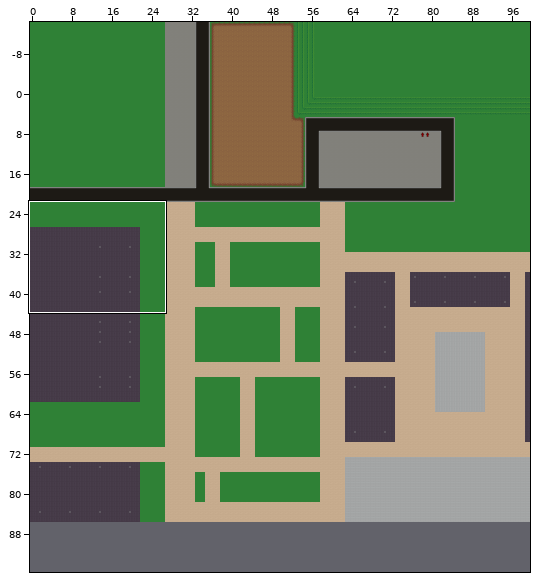
Two versions of a level (Tiled map, core/assets/maps/Ron Cooke.tmx). The picture above shows the old version from afar; the outline marks the close-up.
Close-up. Before the edit:
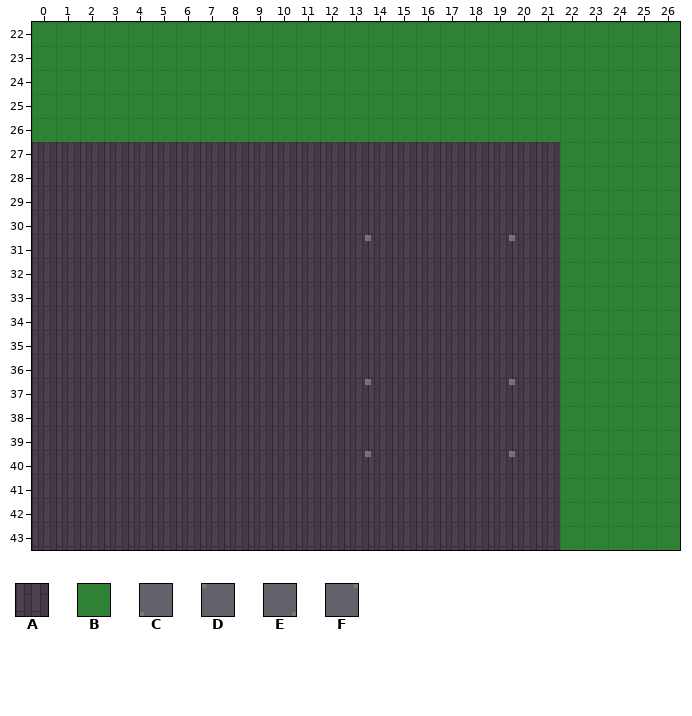
Cells are 32x32 px. Shown: x 0..26, y 22..43. The commit also changed other parts of the map, which this record leaves out. The old version is drawn lined up with the new one.
Key: from "finaltileset": A 33 turned 270, B 139, C 237, D 260, E 283, F 306.
_ is an empty cell.
Layer "Background" before, first column x 0:
22 BBBBBBBBBBBBBBBBBBBBBBBBBBB
23 BBBBBBBBBBBBBBBBBBBBBBBBBBB
24 BBBBBBBBBBBBBBBBBBBBBBBBBBB
25 BBBBBBBBBBBBBBBBBBBBBBBBBBB
26 BBBBBBBBBBBBBBBBBBBBBBBBBBB
27 AAAAAAAAAAAAAAAAAAAAAABBBBB
28 AAAAAAAAAAAAAAAAAAAAAABBBBB
29 AAAAAAAAAAAAAAAAAAAAAABBBBB
30 AAAAAAAAAAAAAAAAAAAAAABBBBB
31 AAAAAAAAAAAAAAAAAAAAAABBBBB
32 AAAAAAAAAAAAAAAAAAAAAABBBBB
33 AAAAAAAAAAAAAAAAAAAAAABBBBB
34 AAAAAAAAAAAAAAAAAAAAAABBBBB
Layer "Foreground" before, first column x 0:
22 ___________________________
23 ___________________________
24 ___________________________
25 ___________________________
26 ___________________________
27 ___________________________
28 ___________________________
29 ___________________________
30 _____________EC____EC______
31 _____________FD____FD______
32 ___________________________
33 ___________________________
34 ___________________________
35 ___________________________
36 _____________EC____EC______
37 _____________FD____FD______
38 ___________________________
39 _____________EC____EC______
40 _____________FD____FD______
41 ___________________________
42 ___________________________
43 ___________________________
After the commit:
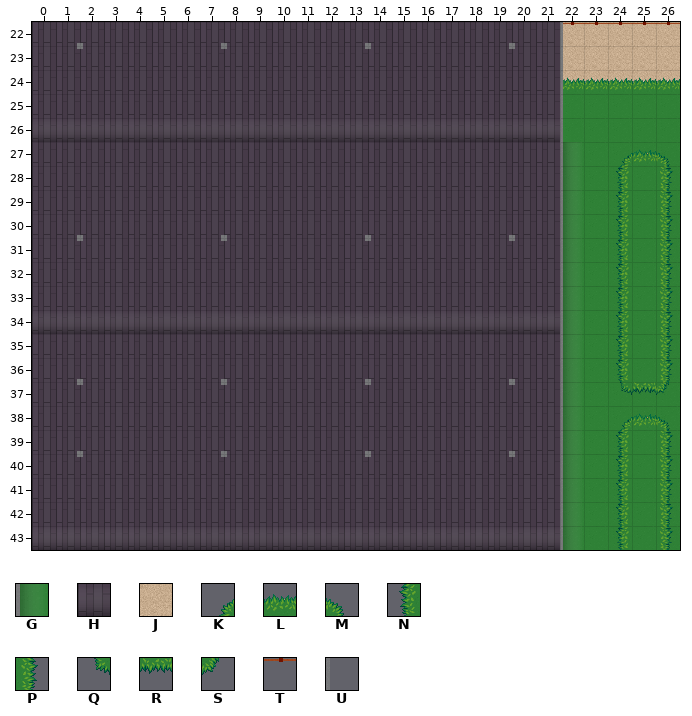
Further tiles: from "finaltileset": G 39 turned 180, H 39 turned 90, J 54, K 115, L 116, M 117, N 138, P 140, Q 161, R 162, S 163, T 239, U 257.
See-through tiles are keyed as they look on the map.
Edits made:
Changed rows in their new state; . is an unchanged cell.
everything moved by +0,-14 cells (the old picture is shown already moved)
Layer "Background":
first column x 0:
22 AAAAAAAAAAAAAAAAAAAAAAJJJJJ
23 AAAAAAAAAAAAAAAAAAAAAAJJJJJ
24 AAAAAAAAAAAAAAAAAAAAAAJJJJJ
25 AAAAAAAAAAAAAAAAAAAAAA.....
26 AAAAAAAAAAAAAAAAAAAAAA.....
Layer "Foreground":
first column x 0:
22 .EC....EC....EC....EC.TTTTT
23 .FD....FD....FD....FD......
24 ......................LLLLL
26 HHHHHHHHHHHHHHHHHHHHHH.....
27 ......................G.KLM
28 ......................G.N.P
29 ......................G.N.P
30 .EC....EC.............G.N.P
31 .FD....FD.............G.N.P
32 ......................G.N.P
33 ......................G.N.P
34 HHHHHHHHHHHHHHHHHHHHHHG.N.P
35 ......................G.N.P
36 .EC....EC.............G.N.P
37 .FD....FD.............G.QRS
38 ......................G.KLM
39 .EC....EC.............G.N.P
40 .FD....FD.............G.N.P
41 ......................G.N.P
42 ......................G.N.P
43 HHHHHHHHHHHHHHHHHHHHHHG.N.P
Layer "Foreground 2":
first column x 22:
22 U
23 U
24 U
25 U
26 U
27 U
28 U
29 U
30 U
31 U
32 U
33 U
34 U
35 U
36 U
37 U
38 U
39 U
40 U
41 U
42 U
43 U
Where, in picture pixels (left, top, right, bottom), the same in both close-ups:
changed: (32, 22, 680, 550)
